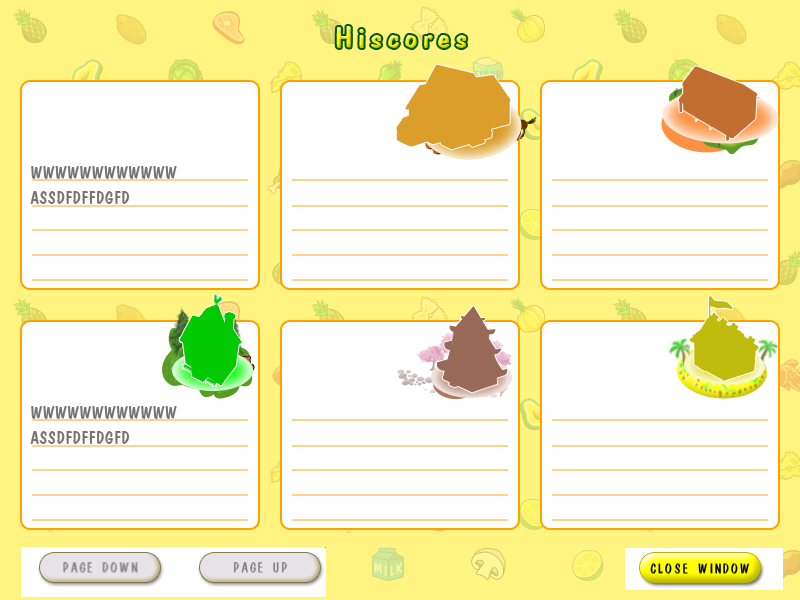
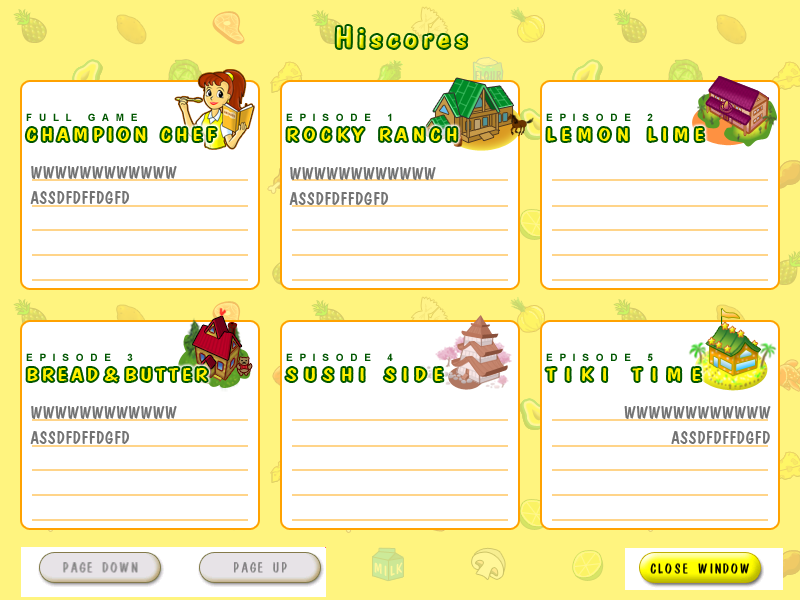
Two versions of the same layered image (800x600). Layer-by-layer changes:
added group "titles - empty" with 3 layers above "titles" over [339, 102, 756, 138]
added group "titles" with 12 layers above "пункты (неактивные)" over [26, 113, 704, 382]
hid group "пункты (неактивные)" (17 layers) over [24, 63, 779, 444]
painted on "завалинка (копия) 3" over [179, 294, 242, 387]
painted on "Слой 87" over [396, 64, 514, 150]
painted on "америка (копия)" over [420, 95, 522, 160]
painted on "Japanese (копия)" over [436, 306, 508, 393]
painted on "дом (копия)" over [678, 66, 767, 141]
painted on "Фигура 125 (копия) 3" over [662, 89, 779, 144]
painted on "окно (копия) 5" over [689, 295, 761, 381]
added layer "Слой 88 (копия)" in group "пункты" over [175, 70, 254, 149]
painted on "Слой 60" over [165, 324, 249, 394]
painted on "Слой 59" over [162, 315, 252, 399]
painted on "Фигура 79" over [162, 327, 253, 399]
painted on "америка" over [420, 95, 522, 160]
painted on "Слой 53" over [436, 306, 504, 393]
painted on "Слой 43" over [416, 332, 512, 394]
painted on "Слой 41" over [668, 88, 777, 147]
painted on "песок" over [674, 90, 773, 149]
painted on "Фигура 29" over [668, 83, 777, 155]
painted on "Фигура 37" (2nd of 2, in "пункты" › "Mexican") over [661, 99, 761, 153]
painted on "Слой 30" over [668, 336, 779, 395]
added layer "WWWWWWWWWWWW ASSDFDFFDGFD" (1st of 3, in "hiscores") in group "hiscores" over [289, 167, 436, 205]
added layer "WWWWWWWWWWWW ASSDFDFFDGFD" (2nd of 3, in "hiscores") in group "hiscores" over [624, 406, 771, 444]
…and 195 more changes (12 added, 1 mask, 182 painted, 1 removed)
